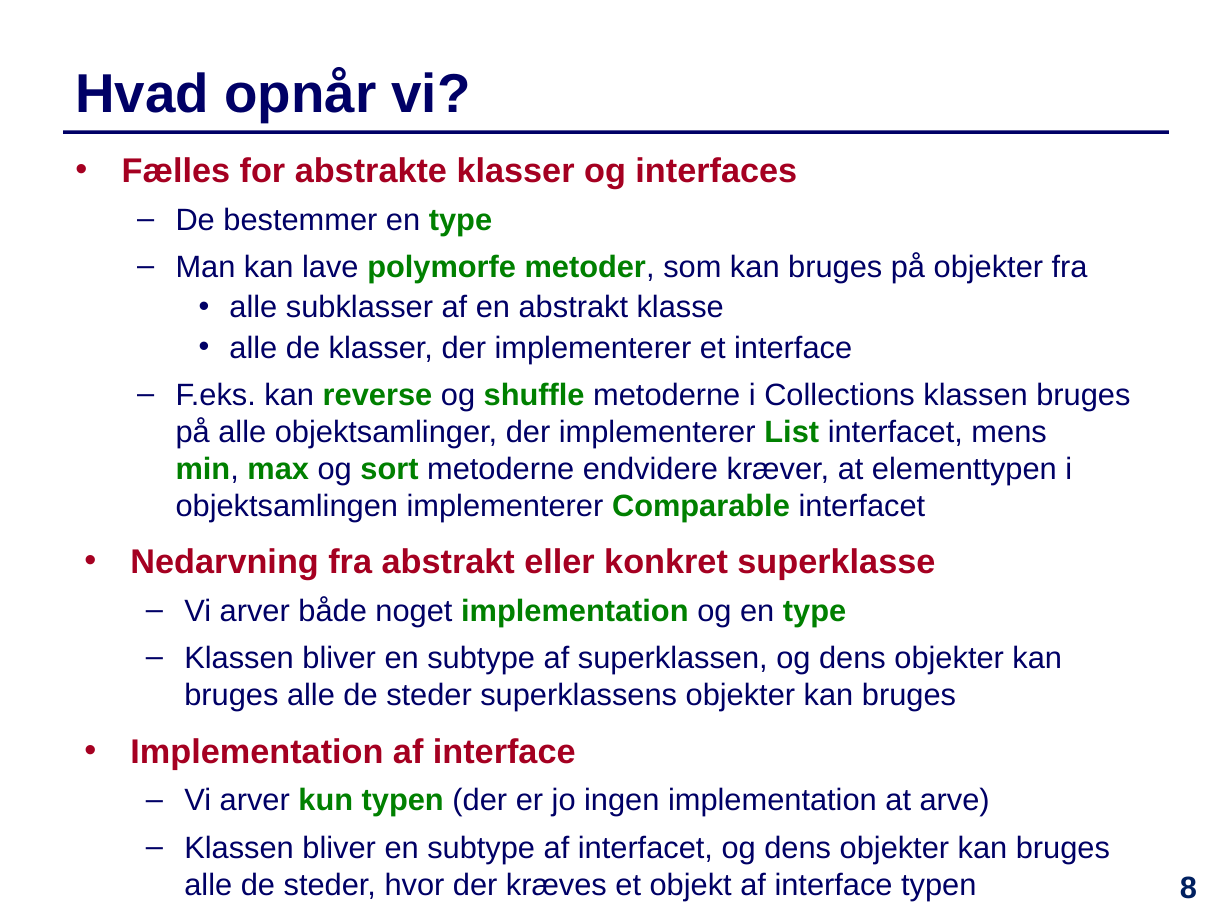
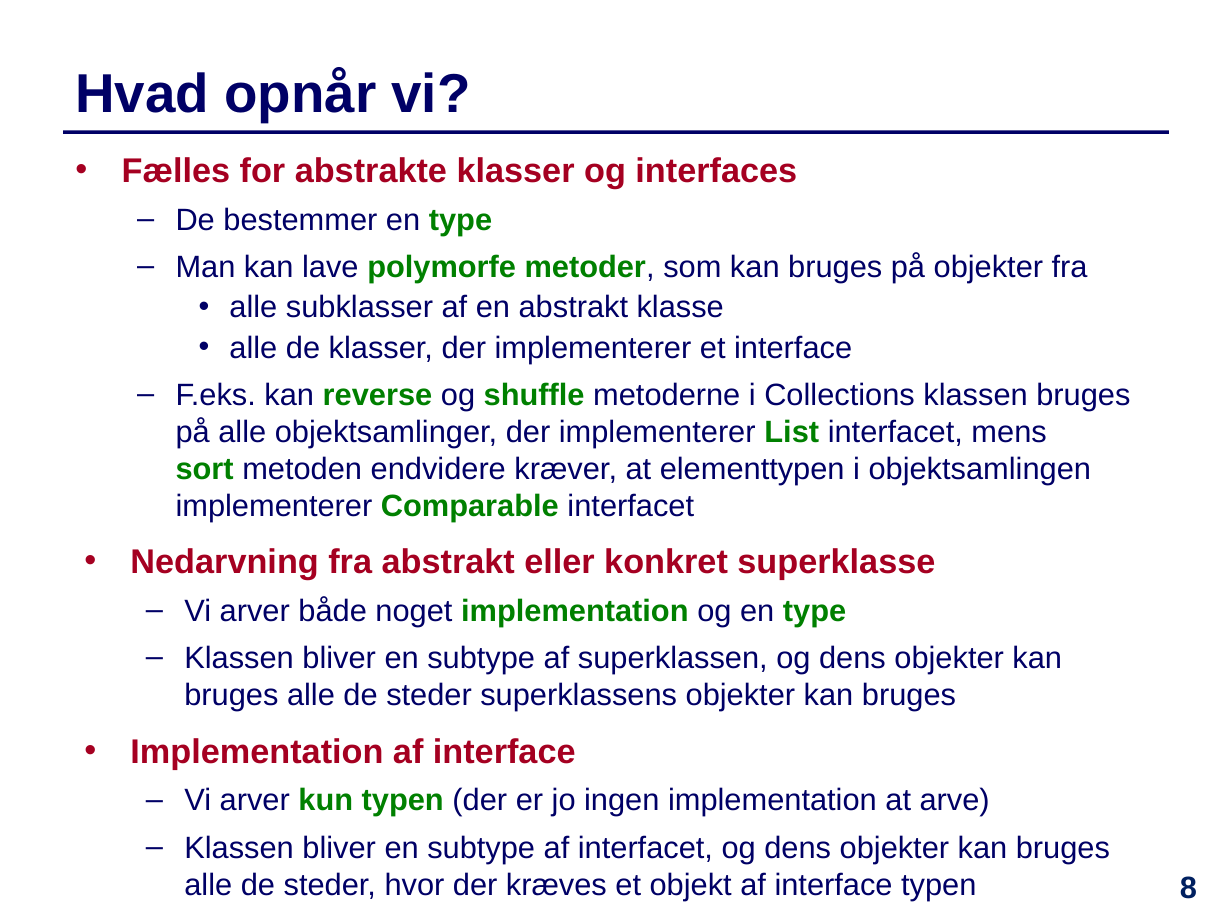
Before and after one commit to IntProgAU/Materiale, a slide deck: slide 8 of web/e22/uge_12/Slides-Uge12.pptx. Drawn at 1232x924 pixels with LibreOffice and Linux fonts; fonts in the diff are those of the drawing. Boxes give left, top, right and bottom in pixels: in the first picture for what was removed or moved away, otherwise in the second. Text is boxed around its words. In the diff, an @@ line names an element or a change of style, - is before the commit and + after.

```diff
--- a/web/e22/uge_12/Slides-Uge12.pptx
+++ b/web/e22/uge_12/Slides-Uge12.pptx
@@ text at [176,382,1130,521]: text changed @@
-  – F.eks. kan reverse og shuffle metoderne i Collections klassen bruges på alle objektsamlinger, der implementerer List interfacet, mens
-    min, max og sort metoderne endvidere kræver, at elementtypen i objektsamlingen implementerer Comparable interfacet
+  – F.eks. kan reverse og shuffle metoderne i Collections klassen bruges på alle objektsamlinger, der implementerer List interfacet, mens
+    sort metoden endvidere kræver, at elementtypen i objektsamlingen implementerer Comparable interfacet
```
Also in this commit, not shown: 5 other slides changed, 1 other file.
